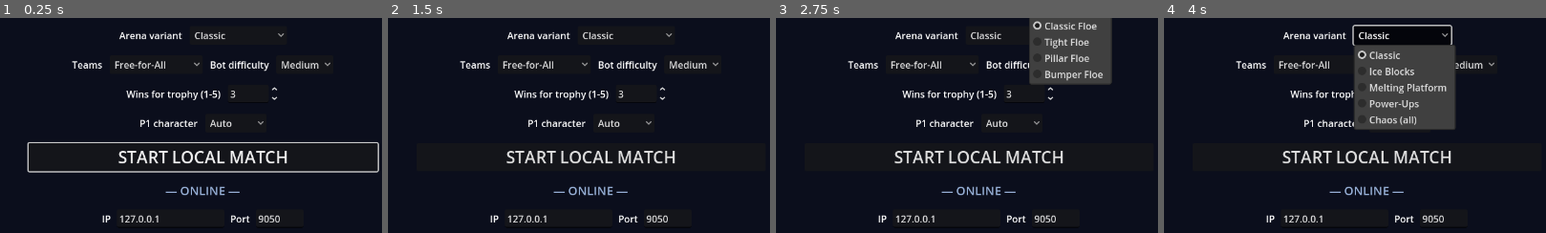
Above: before the commit, frames 1-4 (left to right).
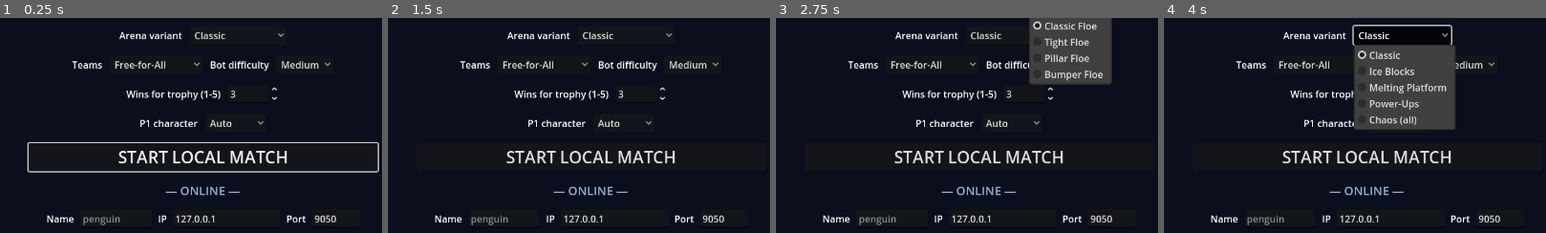
Above: after the commit, the same moments.

Repository: daniyaljavaid/Crash-Bash-2.0
Game: Godot game, scene res://scenes/main_menu.tscn
The game is run twice, just before and just after one commit, with the same random seed, the same clock (stepped at 60 frames per second) and the same inputs.
Inputs:
- Up to frame 1 (0.25 s): no input
- Up to frame 2 (1.5 s): click "Host Game" at 0.5 s; click "Join Game" at 1.25 s
- Up to frame 3 (2.75 s): click "Classic Floe" at 2 s
- Up to frame 4 (4 s): click "Classic Floe" at 2.75 s; click "Classic" at 3.5 s
The pictures show only the part of the screen within x 23-73%, y 34-84%; the shares and areas given below are measured in that part.

The runs differ from the first frame. In frame 1, 1.2% of the frame differs, in the area x 12-88%, y 91-97%; in frame 2, 1.2%; in frame 3, 1.2%; in frame 4, 1.2%.

Commit message:
Polish: synthesized music, online player names, archetype looks
Music: SoundBank composes two seamless 16-second chiptune loops at
startup (Am-F-C-G pad + sine arp + bass; the battle variant adds a
kick/hat pulse at a faster tempo) — still zero audio files. Menu plays
the calm loop, the arena the battle loop; a Music toggle joins the
pause menu and persists with the other settings. Headless servers skip
synthesis.

Names: a Name field in the menu (persisted) rides a hello RPC to the
server, replicates with the lobby roster, and is dealt out per slot at
match start — HUD cells, scoreboards, and the lobby list show names
instead of "P1"/"peer 123456". 16-char cap, empty falls back to the
old labels.

Archetype looks: silhouettes now match stats — Heavy is broad with a
dark headband, Bruiser gets an angry brow, Trickster is slim and tall
with an antenna bobble, Balanced stays clean. The archetype scale
composes with power-up grow/shrink scaling.

Co-Authored-By: Claude Fable 5 <noreply@anthropic.com>

Diff:
--- a/scenes/main_menu.tscn
+++ b/scenes/main_menu.tscn
@@ -158,6 +158,16 @@
 alignment = 1
 theme_override_constants/separation = 10
 
+[node name="NameLabel" type="Label" parent="Center/VBox/NetRow"]
+layout_mode = 2
+text = "Name"
+
+[node name="NameEdit" type="LineEdit" parent="Center/VBox/NetRow"]
+layout_mode = 2
+custom_minimum_size = Vector2(120, 0)
+max_length = 16
+placeholder_text = "penguin"
+
 [node name="IpLabel" type="Label" parent="Center/VBox/NetRow"]
 layout_mode = 2
 text = "IP"
--- a/scenes/pause_menu.tscn
+++ b/scenes/pause_menu.tscn
@@ -35,6 +35,11 @@
 button_pressed = true
 text = "V-Sync"
 
+[node name="Music" type="CheckButton" parent="Center/Panel/VBox"]
+layout_mode = 2
+button_pressed = true
+text = "Music"
+
 [node name="FpsRow" type="HBoxContainer" parent="Center/Panel/VBox"]
 layout_mode = 2
 theme_override_constants/separation = 10
--- a/scripts/arena.gd
+++ b/scripts/arena.gd
@@ -19,6 +19,7 @@
 func _ready() -> void:
 	$Sun.rotation_degrees = Vector3(-55.0, -35.0, 0.0)
 	_apply_mode_theme()
+	SoundBank.play_music("game")
 	match Net.mode:
 		Net.Mode.OFFLINE:
 			_sim.start_match(MatchConfig.player_count, MatchConfig.human_count)
--- a/scripts/lobby.gd
+++ b/scripts/lobby.gd
@@ -91,7 +91,9 @@
 	for i in Net.lobby_peer_ids.size():
 		var peer: int = Net.lobby_peer_ids[i]
 		var row := Label.new()
-		var name_text := "Host" if peer == 1 else "Player (peer %d)" % peer
+		var name_text: String = Net.peer_names.get(peer, "")
+		if name_text == "":
+			name_text = "Host" if peer == 1 else "Player (peer %d)" % peer
 		if peer == me:
 			name_text += "  — you"
 		if peer == Net.leader_peer():
--- a/scripts/main_menu.gd
+++ b/scripts/main_menu.gd
@@ -13,6 +13,7 @@
 @onready var _char_rows: VBoxContainer = $Center/VBox/CharRows
 
 var _char_opts: Array[OptionButton] = []
+@onready var _name_edit: LineEdit = $Center/VBox/NetRow/NameEdit
 @onready var _ip_edit: LineEdit = $Center/VBox/NetRow/IpEdit
 @onready var _port_edit: LineEdit = $Center/VBox/NetRow/PortEdit
 @onready var _error_label: Label = $Center/VBox/ErrorLabel
@@ -44,8 +45,10 @@
 	_target_spin.value = MatchConfig.wins_target
 	_humans_spin.value_changed.connect(func(_v: float) -> void: _rebuild_char_rows())
 	_rebuild_char_rows()
+	_name_edit.text = MatchConfig.player_name_local
 	_ip_edit.text = MatchConfig.last_ip
 	_port_edit.text = str(MatchConfig.last_port)
+	SoundBank.play_music("menu")
 	if OS.has_feature("web"):
 		# Browsers can join but never host (no listening sockets).
 		$Center/VBox/NetButtons/HostButton.visible = false
@@ -81,7 +84,14 @@
 		_char_opts.append(opt)
 
 
+func _save_name() -> void:
+	MatchConfig.player_name_local = _name_edit.text.strip_edges().left(16)
+	MatchConfig.save_settings()
+
+
 func _on_start_local() -> void:
+	_save_name()
+	MatchConfig.slot_names = []
 	var choices: Array[int] = []
 	for opt in _char_opts:
 		choices.append(opt.selected - 1) # item 0 = Auto = -1
@@ -94,6 +104,7 @@
 
 
 func _on_host() -> void:
+	_save_name()
 	var err := Net.host(_port())
 	if err != OK:
 		_error_label.text = "Could not host on port %d (in use?)" % _port()
@@ -105,6 +116,7 @@
 
 
 func _on_join() -> void:
+	_save_name()
 	var ip := _ip_edit.text.strip_edges()
 	if ip.is_empty():
 		ip = "127.0.0.1"
--- a/scripts/match_config.gd
+++ b/scripts/match_config.gd
@@ -41,8 +41,11 @@
 
 var vsync_enabled := true
 var fps_cap := 0 # 0 = uncapped
+var music_on := true
 var last_ip := "127.0.0.1"
 var last_port := 9050
+var player_name_local := ""            # shown to other players online
+var slot_names: Array = []             # per-slot display names, set at match start
 
 
 func _ready() -> void:
@@ -129,13 +132,18 @@
 
 func player_label(slot: int) -> String:
 	var who: String
+	var custom := ""
+	if slot < slot_names.size() and str(slot_names[slot]) != "":
+		custom = str(slot_names[slot])
 	if Net.is_online():
 		if slot == Net.my_slot:
-			who = "YOU"
+			who = custom if custom != "" else "YOU"
 		elif Net.slot_is_human(slot):
-			who = "P%d" % (slot + 1)
+			who = custom if custom != "" else "P%d" % (slot + 1)
 		else:
 			who = "BOT"
+	elif slot == 0 and player_name_local != "":
+		who = player_name_local
 	else:
 		who = "P%d" % (slot + 1) if slot < human_count else "BOT"
 	var team_tag := ""
@@ -156,8 +164,10 @@
 	var cf := ConfigFile.new()
 	cf.set_value("video", "vsync", vsync_enabled)
 	cf.set_value("video", "fps_cap", fps_cap)
+	cf.set_value("audio", "music", music_on)
 	cf.set_value("net", "last_ip", last_ip)
 	cf.set_value("net", "last_port", last_port)
+	cf.set_value("net", "player_name", player_name_local)
 	cf.save(SETTINGS_PATH)
 
 
@@ -167,8 +177,10 @@
 		return
 	vsync_enabled = cf.get_value("video", "vsync", true)
 	fps_cap = cf.get_value("video", "fps_cap", 0)
+	music_on = cf.get_value("audio", "music", true)
 	last_ip = cf.get_value("net", "last_ip", "127.0.0.1")
 	last_port = cf.get_value("net", "last_port", 9050)
+	player_name_local = cf.get_value("net", "player_name", "")
 
 
 func _reset_wins() -> void:
--- a/scripts/net/network_manager.gd
+++ b/scripts/net/network_manager.gd
@@ -51,6 +51,8 @@
 
 # server-side: peer id -> archetype choice (-1 = auto)
 var _peer_archetypes := {}
+# peer id -> display name (server-side truth, mirrored to clients with lobby)
+var peer_names := {}
 var autostart_humans := 0              # auto-start once N humans joined (0 = off)
 var autonext_seconds := 0              # server: auto-start next round after N s (0 = manual)
 var current_port := DEFAULT_PORT
@@ -114,8 +116,10 @@
 	lobby_peer_ids = []
 	waiting_peer_ids = []
 	_wins_by_identity = {}
+	peer_names = {}
 	if not dedicated:
 		lobby_peer_ids.append(1)
+		peer_names[1] = MatchConfig.player_name_local
 
 
 ## Web builds always join over WebSocket (the only transport a browser has);
@@ -186,12 +190,21 @@
 	waiting_peer_ids.erase(id)
 	latest_inputs.erase(id)
 	_peer_archetypes.erase(id)
+	peer_names.erase(id)
 	_broadcast_lobby()
 	lobby_updated.emit()
 
 
 func _on_connected_to_server() -> void:
+	_c2s_hello.rpc_id(1, MatchConfig.player_name_local)
 	lobby_updated.emit()
+
+
+@rpc("any_peer", "call_remote", "reliable")
+func _c2s_hello(display_name: String) -> void:
+	if is_server():
+		peer_names[multiplayer.get_remote_sender_id()] = display_name.left(16)
+		_broadcast_lobby()
 
 
 func set_lobby_config(player_count: int, fill_bots: bool, variant: int,
@@ -227,7 +240,7 @@
 		_s2c_lobby_state.rpc(lobby_peer_ids, waiting_peer_ids,
 			lobby_player_count, lobby_fill_bots, lobby_variant, lobby_wins_target,
 			lobby_difficulty, lobby_minigame, lobby_stage, lobby_team_mode,
-			_round_active)
+			_round_active, peer_names)
 		lobby_updated.emit()
 		if autostart_humans > 0 and not _round_active \
 				and lobby_peer_ids.size() >= autostart_humans:
@@ -237,7 +250,9 @@
 @rpc("authority", "call_remote", "reliable")
 func _s2c_lobby_state(peer_ids: Array, waiting_ids: Array, player_count: int,
 		fill_bots: bool, variant: int, wins_target: int, difficulty: int,
-		minigame: int, stage: int, team_mode: int, in_progress: bool) -> void:
+		minigame: int, stage: int, team_mode: int, in_progress: bool,
+		names := {}) -> void:
+	peer_names = names
 	lobby_peer_ids.assign(peer_ids)
 	waiting_peer_ids.assign(waiting_ids)
 	lobby_player_count = player_count
@@ -310,16 +325,19 @@
 	# standings survive players joining/leaving between rounds.
 	var wins: Array[int] = []
 	var choices: Array[int] = []
+	var names: Array = []
 	for slot in count:
 		wins.append(_wins_by_identity.get(_slot_identity(slot), 0))
 		choices.append(_peer_archetypes.get(slot_peers[slot], -1) if slot_peers[slot] != 0 else -1)
+		names.append(peer_names.get(slot_peers[slot], "") if slot_peers[slot] != 0 else "")
+	MatchConfig.slot_names = names
 	MatchConfig.wins = wins
 	_round_active = true
 	match_in_progress = true
 	_s2c_match_start.rpc(slot_peers, wins, lobby_variant, lobby_wins_target,
-		choices, lobby_difficulty, lobby_minigame, lobby_stage, lobby_team_mode)
+		choices, lobby_difficulty, lobby_minigame, lobby_stage, lobby_team_mode, names)
 	_apply_match_start(slot_peers, wins, lobby_variant, lobby_wins_target,
-		choices, lobby_difficulty, lobby_minigame, lobby_stage, lobby_team_mode)
+		choices, lobby_difficulty, lobby_minigame, lobby_stage, lobby_team_mode, names)
 
 
 func _slot_identity(slot: int) -> String:
@@ -330,15 +348,16 @@
 @rpc("authority", "call_remote", "reliable")
 func _s2c_match_start(assignments: Array, wins: Array, variant: int,
 		wins_target: int, choices: Array, difficulty: int, minigame: int,
-		stage: int, team_mode: int) -> void:
+		stage: int, team_mode: int, names: Array = []) -> void:
 	_round_active = true
 	_apply_match_start(assignments, wins, variant, wins_target, choices,
-		difficulty, minigame, stage, team_mode)
+		difficulty, minigame, stage, team_mode, names)
 
 
 func _apply_match_start(assignments: Array, wins: Array, variant: int,
 		wins_target: int, choices: Array, difficulty: int, minigame: int,
-		stage: int, team_mode: int) -> void:
+		stage: int, team_mode: int, names: Array = []) -> void:
+	MatchConfig.slot_names = names
 	slot_peers.assign(assignments)
 	my_slot = slot_peers.find(multiplayer.get_unique_id())
 	match_in_progress = true
--- a/scripts/pause_menu.gd
+++ b/scripts/pause_menu.gd
@@ -16,6 +16,14 @@
 	_fps_opt.selected = maxi(FPS_OPTIONS.find(MatchConfig.fps_cap), 0)
 	_vsync_btn.button_pressed = MatchConfig.vsync_enabled
 	_vsync_btn.toggled.connect(_on_vsync_toggled)
+	var music_btn: CheckButton = $Center/Panel/VBox/Music
+	music_btn.button_pressed = MatchConfig.music_on
+	music_btn.toggled.connect(func(on: bool) -> void:
+		MatchConfig.music_on = on
+		MatchConfig.save_settings()
+		SoundBank.music_setting_changed()
+		if on:
+			SoundBank.play_music("game"))
 	_fps_opt.item_selected.connect(_on_fps_selected)
 	$Center/Panel/VBox/ResumeButton.pressed.connect(_toggle)
 	$Center/Panel/VBox/MenuButton.pressed.connect(_on_quit_to_menu)
--- a/scripts/sim/sim_player.gd
+++ b/scripts/sim/sim_player.gd
@@ -35,6 +35,7 @@
 var _anim_t := 0.0
 var _last_pos := Vector3.ZERO
 var _correction := Vector3.ZERO # prediction reconcile offset, decays visually
+var _archetype_scale := Vector3.ONE
 
 @onready var _visual: Node3D = $Visual
 @onready var _body: MeshInstance3D = $Visual/Body
@@ -60,6 +61,56 @@
 	$Visual/Beak.material_override = orange
 	$Visual/FootL.material_override = orange
 	$Visual/FootR.material_override = orange
+	_apply_archetype_look()
+
+
+## Silhouette + hat per archetype so builds read at a glance without models:
+## Heavy is broad with a dark headband, Bruiser has an angry brow, Trickster
+## is slim with an antenna bobble, Balanced stays clean.
+func _apply_archetype_look() -> void:
+	match stats.get("name", ""):
+		"Heavy":
+			_archetype_scale = Vector3(1.18, 0.95, 1.18)
+			var band := MeshInstance3D.new()
+			var torus := TorusMesh.new()
+			torus.inner_radius = 0.34
+			torus.outer_radius = 0.46
+			band.mesh = torus
+			band.material_override = _flat(Color(0.15, 0.15, 0.2))
+			band.scale = Vector3(1, 0.5, 1)
+			band.position = Vector3(0, 0.32, 0)
+			_visual.add_child(band)
+		"Bruiser":
+			_archetype_scale = Vector3(1.08, 1.0, 1.08)
+			for side in [-1.0, 1.0]:
+				var brow := MeshInstance3D.new()
+				var mesh := BoxMesh.new()
+				mesh.size = Vector3(0.16, 0.05, 0.06)
+				brow.mesh = mesh
+				brow.material_override = _flat(Color(0.1, 0.1, 0.12))
+				brow.position = Vector3(side * 0.16, 0.32, -0.36)
+				brow.rotation.z = -side * 0.35 # angled: permanently unimpressed
+				_visual.add_child(brow)
+		"Trickster":
+			_archetype_scale = Vector3(0.88, 1.08, 0.88)
+			var stem := MeshInstance3D.new()
+			var cyl := CylinderMesh.new()
+			cyl.top_radius = 0.02
+			cyl.bottom_radius = 0.02
+			cyl.height = 0.3
+			stem.mesh = cyl
+			stem.material_override = _flat(Color(0.2, 0.2, 0.25))
+			stem.position = Vector3(0, 0.6, 0)
+			_visual.add_child(stem)
+			var bobble := MeshInstance3D.new()
+			var s := SphereMesh.new()
+			s.radius = 0.07
+			s.height = 0.14
+			bobble.mesh = s
+			bobble.material_override = _flat(_base_color.lightened(0.4))
+			bobble.position = Vector3(0, 0.78, 0)
+			_visual.add_child(bobble)
+	_visual.scale = _archetype_scale
 
 
 static func _flat(color: Color) -> StandardMaterial3D:
@@ -206,8 +257,9 @@
 
 ## Mesh-only scale (collision shape stays constant — the size effect is a stat
 ## change with a visual tell, not a hitbox change). Also used by puppets.
+## Composes with the archetype silhouette scale.
 func set_visual_scale(s: float) -> void:
-	_visual.scale = Vector3.ONE * s
+	_visual.scale = _archetype_scale * s
 
 
 ## Ice tint while frozen. Also used by puppets (driven from snapshot flags).
--- a/scripts/sound_bank.gd
+++ b/scripts/sound_bank.gd
@@ -9,9 +9,19 @@
 var _streams := {}
 var _players: Array[AudioStreamPlayer] = []
 var _next := 0
+var _music_player: AudioStreamPlayer = null
+var _music_tracks := {}
+var _current_track := ""
 
 
 func _ready() -> void:
+	_music_player = AudioStreamPlayer.new()
+	_music_player.volume_db = -16.0
+	_music_player.process_mode = Node.PROCESS_MODE_ALWAYS # keeps playing in pause
+	add_child(_music_player)
+	if DisplayServer.get_name() != "headless":
+		_music_tracks["menu"] = _make_music(false)
+		_music_tracks["game"] = _make_music(true)
 	_streams["beep"] = _make_wav(_tone(660.0, 0.09))
 	_streams["go"] = _make_wav(_tone(880.0, 0.28))
 	_streams["hit"] = _make_wav(_hit())
@@ -28,6 +38,97 @@
 		_players.append(p)
 
 
+func play_music(track: String) -> void:
+	if not MatchConfig.music_on or not _music_tracks.has(track):
+		return
+	if _current_track == track and _music_player.playing:
+		return
+	_current_track = track
+	_music_player.stream = _music_tracks[track]
+	_music_player.play()
+
+
+func stop_music() -> void:
+	_current_track = ""
+	_music_player.stop()
+
+
+func music_setting_changed() -> void:
+	if not MatchConfig.music_on:
+		stop_music()
+
+
+## A 16-second seamless chiptune loop, composed in code: Am-F-C-G, sine arp,
+## soft bass; the battle variant adds a kick/hat pulse and doubles the tempo
+## feel. No audio files anywhere in the project.
+func _make_music(battle: bool) -> AudioStreamWAV:
+	var bpm := 112.0 if battle else 66.0
+	var beat := 60.0 / bpm
+	var bars := 8
+	var total := beat * 4.0 * bars
+	var n := int(MIX_RATE * total)
+	var buf := PackedFloat32Array()
+	buf.resize(n)
+	# Chord roots (Hz): Am, F, C, G — two bars each.
+	var roots := [110.0, 87.31, 130.81, 98.0]
+	var minor := [true, false, false, false]
+	for bar in bars:
+		var root: float = roots[(bar / 2) % 4]
+		var is_minor: bool = minor[(bar / 2) % 4]
+		var third := root * (1.189 if is_minor else 1.26)  # minor/major third
+		var fifth := root * 1.498
+		var bar_start := bar * beat * 4.0
+		# Pad: whole-bar soft triad, one octave up.
+		_add_tone(buf, bar_start, beat * 4.0, root * 2.0, 0.05, 0.4)
+		_add_tone(buf, bar_start, beat * 4.0, third * 2.0, 0.04, 0.4)
+		_add_tone(buf, bar_start, beat * 4.0, fifth * 2.0, 0.04, 0.4)
+		# Arp: chord tones on eighths, two octaves up.
+		var arp := [root * 4.0, third * 4.0, fifth * 4.0, third * 4.0,
+			root * 4.0, fifth * 4.0, third * 4.0, fifth * 4.0]
+		for i in 8:
+			_add_tone(buf, bar_start + i * beat * 0.5, beat * 0.45, arp[i],
+				0.1 if battle else 0.07, 6.0)
+		# Bass: root on each beat.
+		for b in 4:
+			_add_tone(buf, bar_start + b * beat, beat * 0.9, root, 0.14, 3.0)
+		if battle:
+			for b in 4:
+				_add_thump(buf, bar_start + b * beat, 0.10)          # kick
+				_add_tick(buf, bar_start + (b + 0.5) * beat, 0.05)   # offbeat hat
+	# Gentle master clip.
+	for i in n:
+		buf[i] = clampf(buf[i], -0.95, 0.95)
+	var wav := _make_wav(buf)
+	wav.loop_mode = AudioStreamWAV.LOOP_FORWARD
+	wav.loop_end = n
+	return wav
+
+
+func _add_tone(buf: PackedFloat32Array, start: float, dur: float, freq: float,
+		amp: float, decay: float) -> void:
+	var s := int(start * MIX_RATE)
+	var count := mini(int(dur * MIX_RATE), buf.size() - s)
+	for i in count:
+		var t := float(i) / MIX_RATE
+		var env := minf(t / 0.01, 1.0) * exp(-decay * t / dur)
+		buf[s + i] += sin(TAU * freq * t) * amp * env
+
+
+func _add_thump(buf: PackedFloat32Array, start: float, amp: float) -> void:
+	var s := int(start * MIX_RATE)
+	var count := mini(int(0.1 * MIX_RATE), buf.size() - s)
+	for i in count:
+		var t := float(i) / MIX_RATE
+		buf[s + i] += sin(TAU * 70.0 * t) * amp * exp(-30.0 * t)
+
+
+func _add_tick(buf: PackedFloat32Array, start: float, amp: float) -> void:
+	var s := int(start * MIX_RATE)
+	var count := mini(int(0.03 * MIX_RATE), buf.size() - s)
+	for i in count:
+		buf[s + i] += (fmod(i * 12.9898, 2.0) - 1.0) * amp * exp(-6.0 * float(i) / count)
+
+
 func play(sound: String, volume_db := -8.0) -> void:
 	if not _streams.has(sound):
 		return
